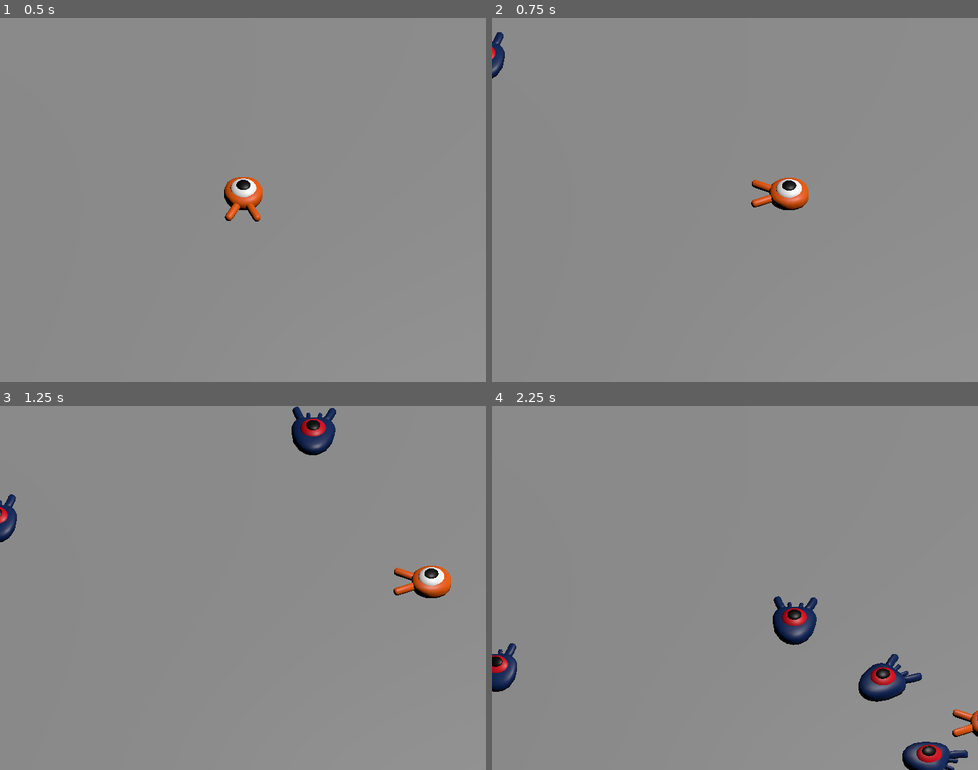
Above: before the commit, frames 1-4 (two rows, left to right).
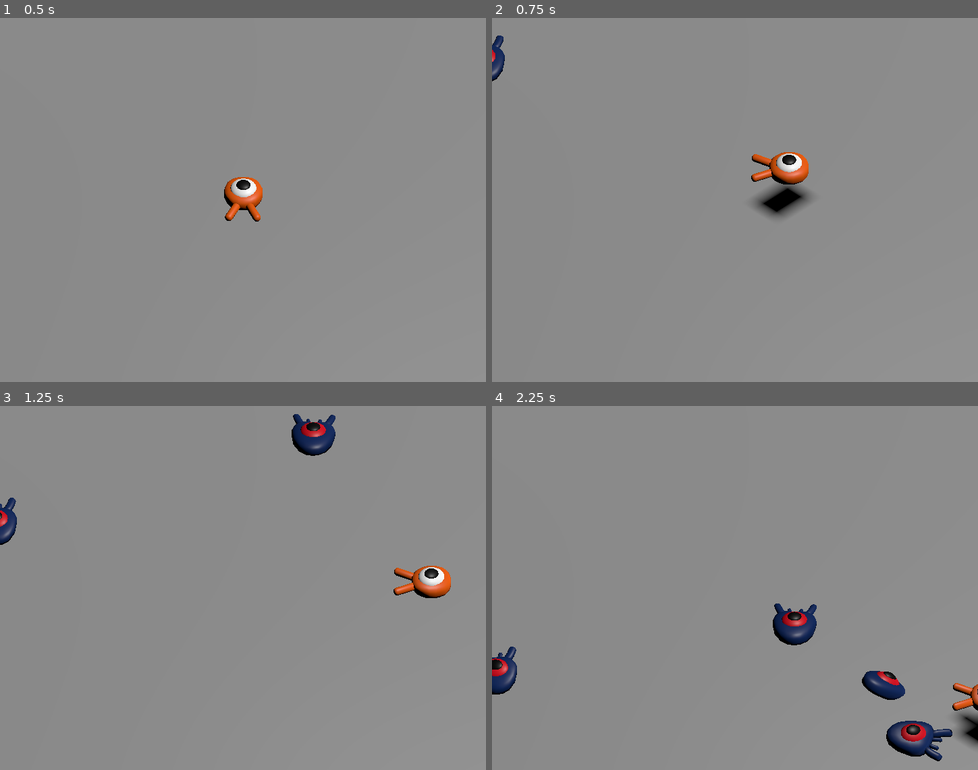
Above: after the commit, the same moments.

Repository: dwatsonlisd/Squash-the-creeps
Game: Godot game, scene res://main.tscn
The game is run twice, just before and just after one commit, with the same random seed, the same clock (stepped at 60 frames per second) and the same inputs.
Inputs:
- Up to frame 1 (0.5 s): no input
- Up to frame 2 (0.75 s): tap Enter at 0.5 s; hold D (move_right) from 0.53 s (still down); tap Space (jump) at 0.6 s
- Up to frame 3 (1.25 s): keep holding D (move_right); tap Space (jump) at 0.77, 1.07 s
- Up to frame 4 (2.25 s): release D (move_right) at 1.28 s; hold S (move_back) 1.28-2.03 s; tap Space (jump) at 1.35, 1.52, 1.82, 2.1 s; hold D (move_right) from 2.03 s (still down)

Frame 1 is identical in both runs. In frame 2, 1.7% of the frame differs, in the area x 0-66%, y 3-55%; in frame 3, 0.5%; in frame 4, 3.5%, in the area x 0-100%, y 52-100%.

Commit message:
Added player jumping and mob squashing

Diff:
--- a/main.tscn
+++ b/main.tscn
@@ -30,6 +30,8 @@
 
 [node name="Ground" type="StaticBody3D" parent="."]
 transform = Transform3D(1, 0, 0, 0, 1, 0, 0, 0, 1, 0, -1, 0)
+collision_layer = 4
+collision_mask = 0
 
 [node name="CollisionShape3D" type="CollisionShape3D" parent="Ground"]
 shape = SubResource("BoxShape3D_7dm0k")
@@ -73,7 +75,7 @@
 curve = SubResource("Curve3D_272bh")
 
 [node name="SpawnLocation" type="PathFollow3D" parent="SpawnPath"]
-transform = Transform3D(0.00557105, 0, -0.999985, 0, 1, 0, 0.999985, 0, 0.00557105, -13.2389, 0, -14.0695)
+transform = Transform3D(0.00556748, 0, -0.999985, 0, 1, 0, 0.999985, 0, 0.00556748, -13.2389, 0, -14.0695)
 
 [node name="MobTimer" type="Timer" parent="."]
 wait_time = 0.5
--- a/mob.gd
+++ b/mob.gd
@@ -4,6 +4,9 @@
 @export var min_speed = 10
 # Maximum speed of the mob in meters per second.
 @export var max_speed = 18
+
+# Emitted when the player jumped on the mob.
+signal squashed
 
 func _physics_process(_delta):
 	move_and_slide()
@@ -28,3 +31,7 @@
 
 func _on_visible_on_screen_notifier_3d_screen_exited():
 	queue_free()
+
+func squash():
+	squashed.emit()
+	queue_free()
--- a/mob.tscn
+++ b/mob.tscn
@@ -6,7 +6,9 @@
 [sub_resource type="BoxShape3D" id="BoxShape3D_nokgg"]
 size = Vector3(1.36322, 1.11627, 1.97945)
 
-[node name="Mob" type="CharacterBody3D"]
+[node name="Mob" type="CharacterBody3D" groups=["mob"]]
+collision_layer = 2
+collision_mask = 0
 script = ExtResource("1_nokgg")
 
 [node name="Pivot" type="Node3D" parent="."]
--- a/player.gd
+++ b/player.gd
@@ -4,6 +4,12 @@
 @export var speed = 14
 # The downward acceleration when in the air, in meters per second squared.
 @export var fall_acceleration = 75
+
+# Vertical impulse applied to the character upon jumping in meters per second.
+@export var jump_impulse = 20
+
+# Vertical impulse applied to the character upon bouncing over a mob in meters per second.
+@export var bounce_impulse = 16
 
 var target_velocity = Vector3.ZERO
 
@@ -38,4 +44,28 @@
 
 	# Moving the Character
 	velocity = target_velocity
+
+	# Jumping.
+	if is_on_floor() and Input.is_action_just_pressed("jump"):
+		target_velocity.y = jump_impulse
+
+	# Iterate through all collisions that occurred this frame
+	for index in range(get_slide_collision_count()):
+		# We get one of the collisions with the player
+		var collision = get_slide_collision(index)
+
+		if collision.get_collider() == null:
+			continue
+
+		# If the collider is with a mob
+		if collision.get_collider().is_in_group("mob"):
+			var mob = collision.get_collider()
+			# we check that we are hitting it from above.
+			if Vector3.UP.dot(collision.get_normal()) > 0.1:
+				# If so, we squash it and bounce.
+				mob.squash()
+				target_velocity.y = bounce_impulse
+				# Prevent further duplicate calls.
+				break
+
 	move_and_slide()
--- a/player.tscn
+++ b/player.tscn
@@ -7,6 +7,7 @@
 radius = 0.8
 
 [node name="Player" type="CharacterBody3D"]
+collision_mask = 6
 script = ExtResource("1_onrkg")
 
 [node name="Pivot" type="Node3D" parent="."]
--- a/project.godot
+++ b/project.godot
@@ -57,6 +57,12 @@
 ]
 }
 
+[layer_names]
+
+3d_physics/layer_1="player"
+3d_physics/layer_2="enemies"
+3d_physics/layer_3="world"
+
 [rendering]
 
 quality/driver/driver_name="GLES2"
